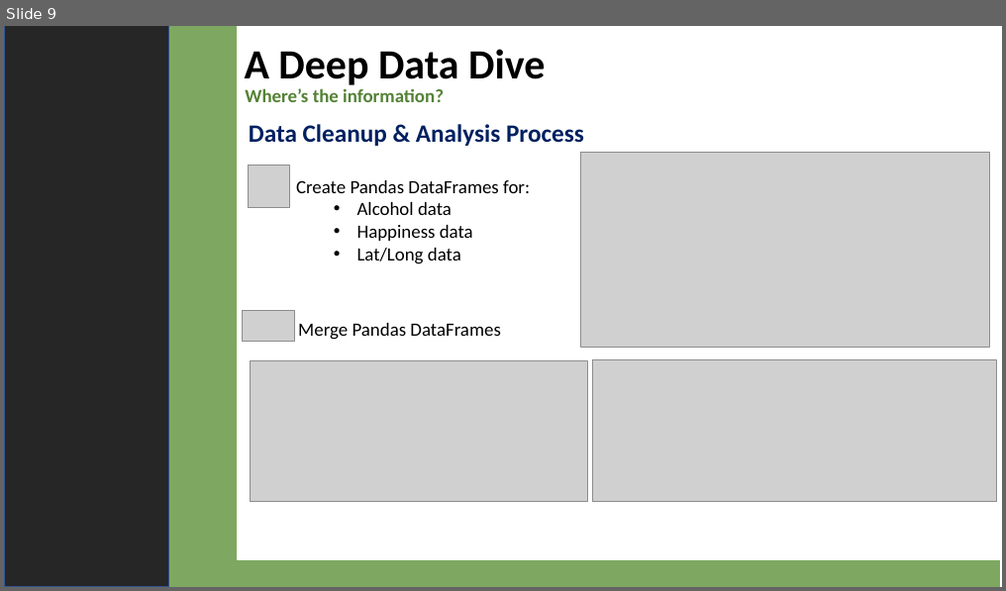
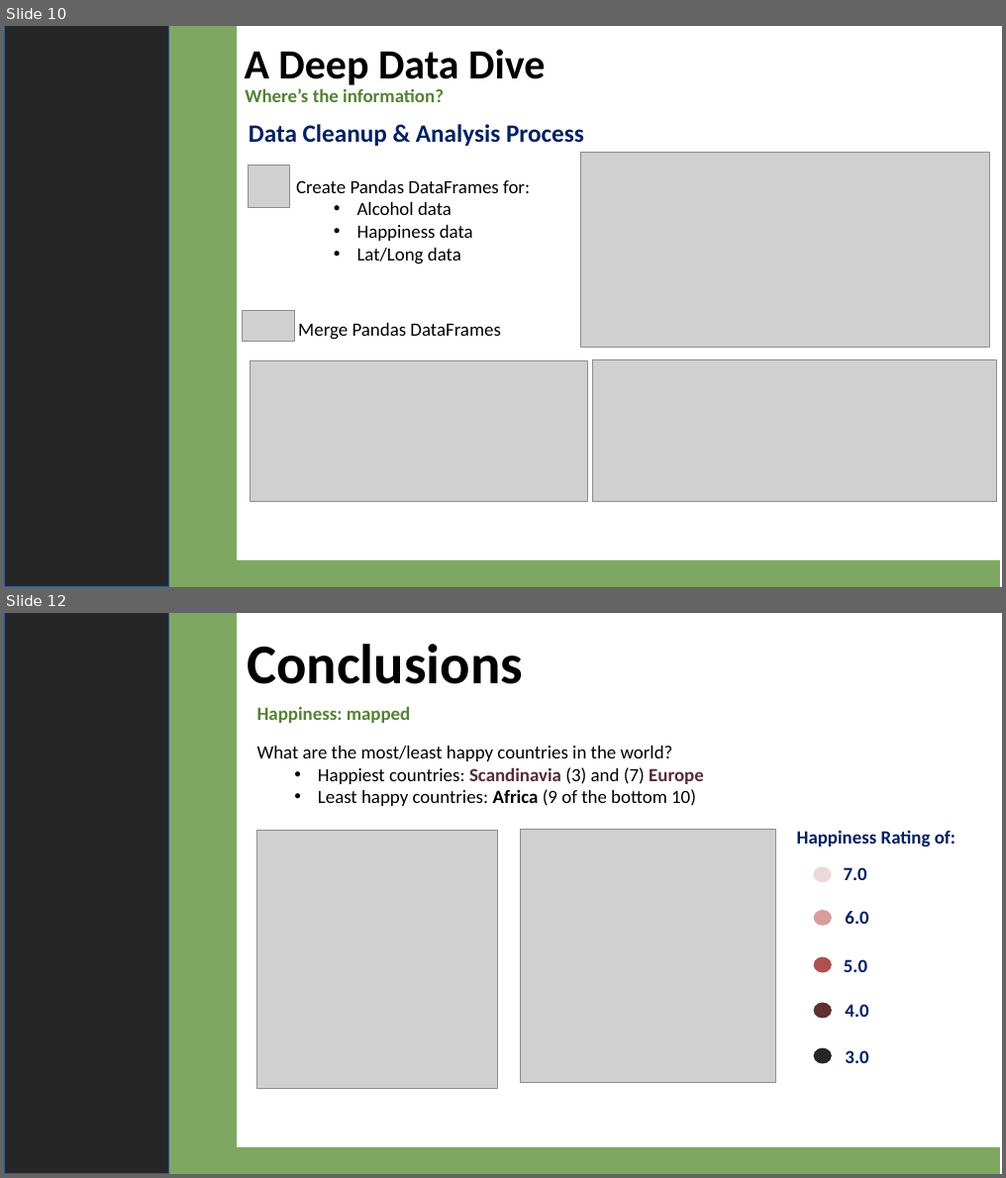
Before and after one commit to 4d4m43/DrinkAndBeHapPY, a slide deck: For Submittal/DrinkandBeHappyFinal.pptx. Shown one above the other, each under a label of ours: slide 9 before the commit, slides 10 and 12 after it; the slides between them are not shown. The pictures are 1006x591 and 1006x1178 pixels, drawn with LibreOffice and Linux fonts; fonts in the diff are those of the drawing; grey boxes stand for pictures. Boxes give left, top, right and bottom in pixels: in the first picture for what was removed or moved away, otherwise in the second. Text is boxed around its words. In the diff, an @@ line names an element or a change of style, - is before the commit and + after.

```diff
--- a/For Submittal/DrinkandBeHappyFinal.pptx
+++ b/For Submittal/DrinkandBeHappyFinal.pptx
@@ slide 12 added at [4,613,1002,1174], background #FFFFFF @@
@@ rectangle added at [4,613,168,1174], fill #262626, outline #325491 1 pt @@
@@ rectangle added at [86,613,236,1174], fill #7EA861, outline #7EA861 1 pt @@
@@ text added at [247,644,523,684], 54 pt, text #000000, bold @@
+Conclusions
@@ text added at [257,706,411,723], 18 pt, text #548235, bold @@
+Happiness: mapped
@@ text added at [257,746,704,806], 18 pt, text #000000 @@
+        What are the most/least happy countries in the world?
+          • Happiest countries: Scandinavia (3) and (7) Europe
+          • Least happy countries: Africa (9 of the bottom 10)
@@ picture added at [257,831,497,1089] @@
@@ picture added at [521,829,775,1083] @@
@@ text added at [797,830,955,848], 18 pt, text #002060, bold @@
+Happiness Rating of:
@@ group added at [814,867,868,1063]: 5 texts, 5 ellipses @@
+7.0
+6.0
+5.0
+4.0
+3.0
@@ rectangle added at [208,1149,1000,1174], fill #7EA861, outline #7EA861 1 pt @@
@@ what was slide 9 is now slide 10 @@
```
Also in this commit, not shown: 9 slides changed, 4 other slides added.
